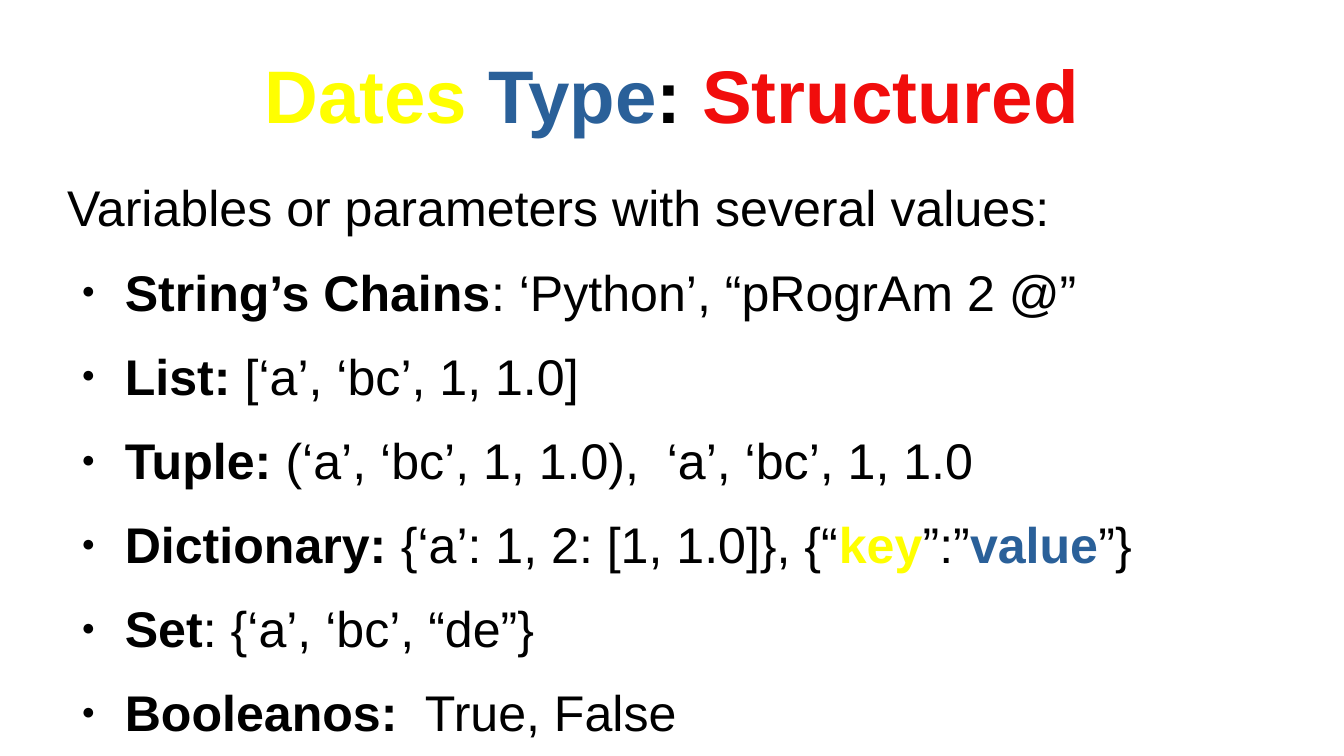
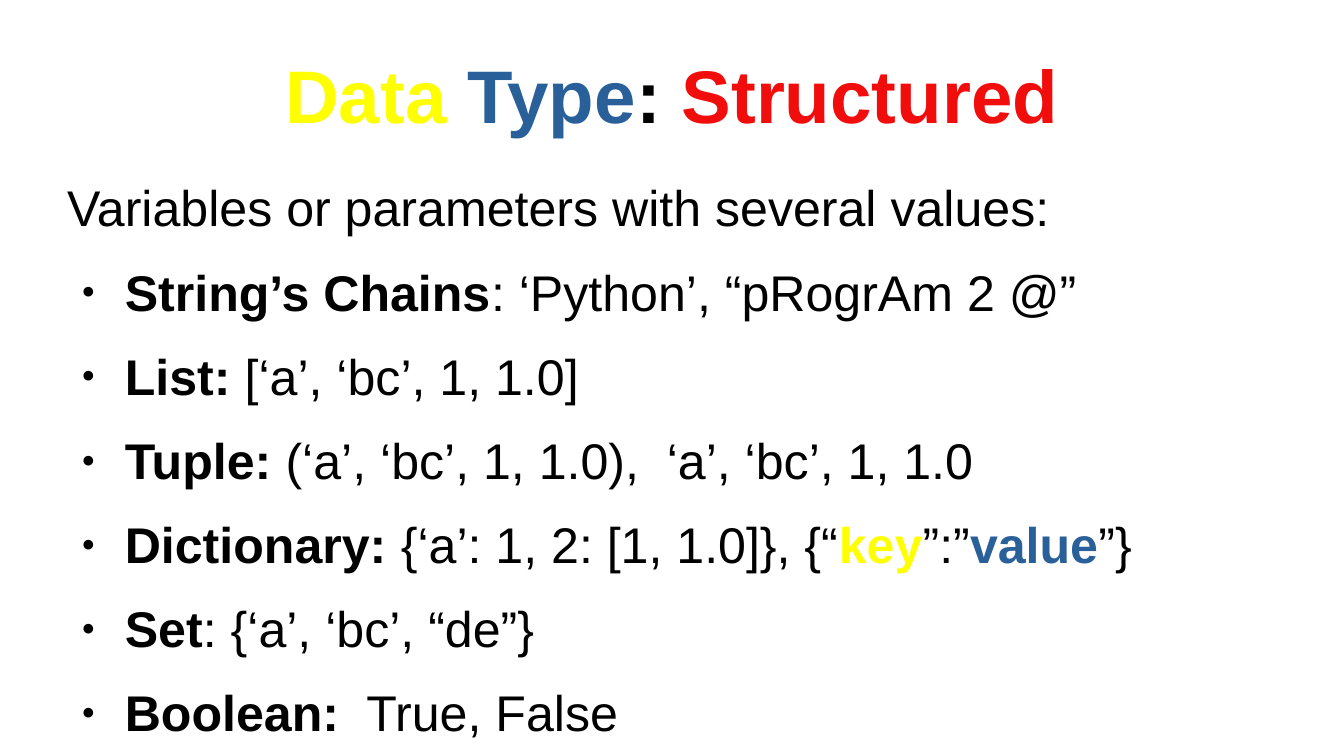
Before and after one commit to AndyDanian/chempyI, a slide deck: slide 3 of presentations/m1/c1.odp. Drawn at 1344x756 pixels with LibreOffice and Linux fonts; fonts in the diff are those of the drawing. Boxes give left, top, right and bottom in pixels: in the first picture for what was removed or moved away, otherwise in the second. Text is boxed around its words. In the diff, an @@ line names an element or a change of style, - is before the commit and + after.

```diff
--- a/presentations/m1/c1.odp
+++ b/presentations/m1/c1.odp
@@ title at (x1=285, y1=69, x2=1058, y2=137): text changed @@
-Dates Type: Structured
+Data Type: Structured
@@ text at (x1=125, y1=694, x2=618, y2=738): text changed; bold off @@
-● Booleanos: True, False
+● Boolean: True, False
```
Also in this commit, not shown: 2 other slides changed, 3 other files.
